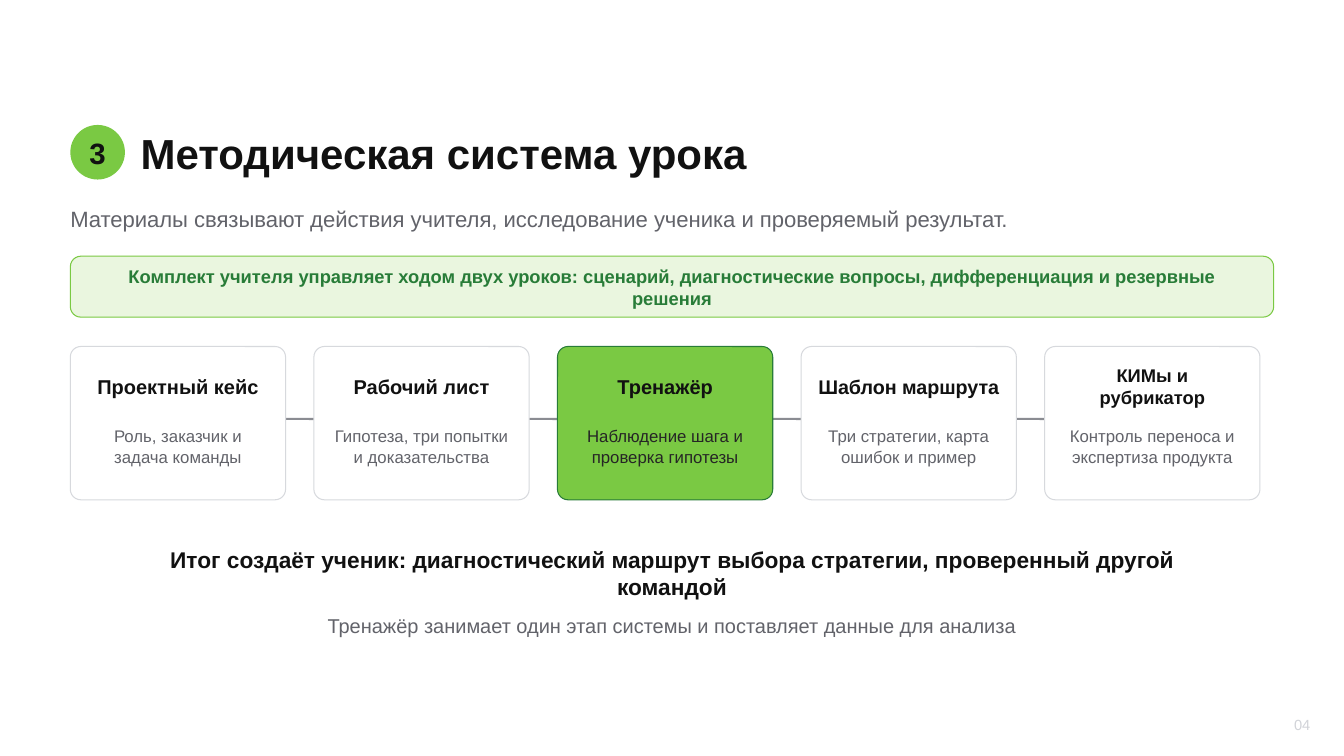
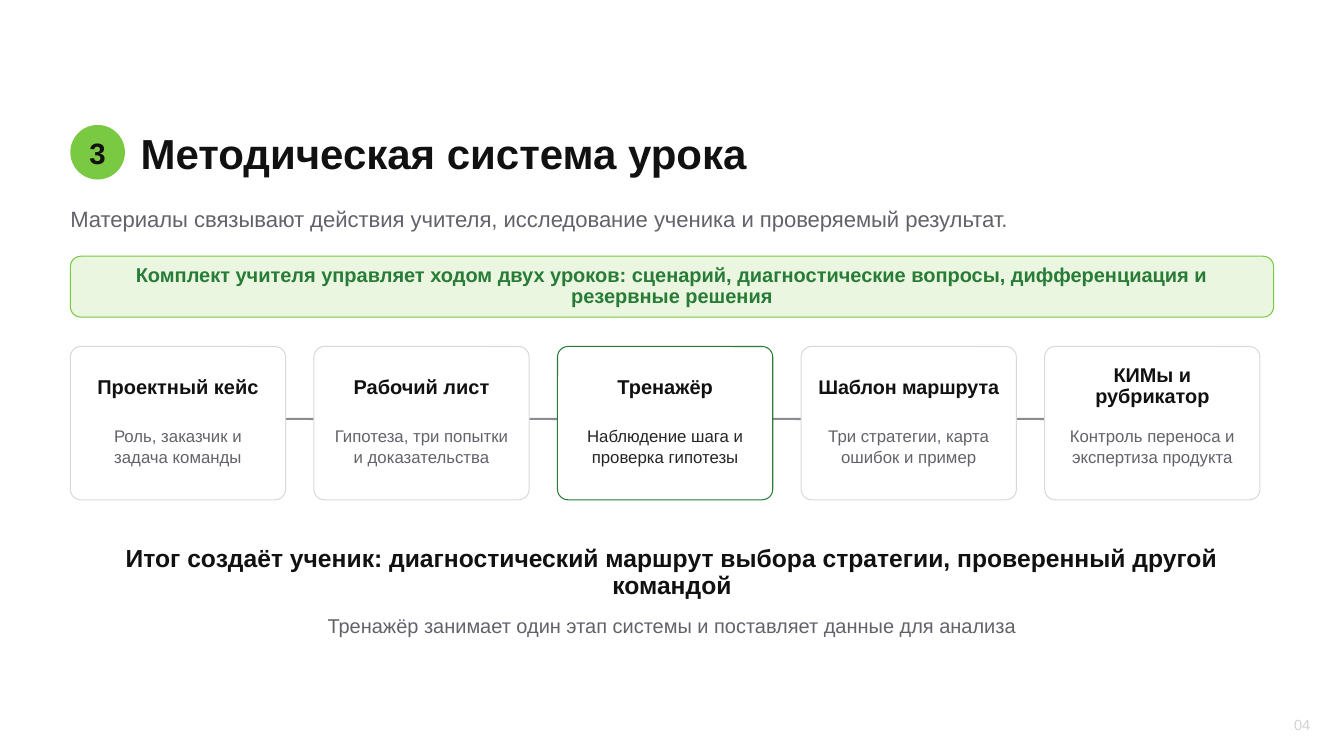
Before and after one commit to AlexeyDesyatnik/TuringTrainer, a slide deck: slide 4 of methodical-materials/Презентация_методической_разработки_v3.pptx. Drawn at 1344x756 pixels with LibreOffice and Linux fonts; fonts in the diff are those of the drawing; background and template pictures are left out. Boxes give left, top, right and bottom in pixels: in the first picture for what was removed or moved away, otherwise in the second. Text is boxed around its words. In the diff, an @@ line names an element or a change of style, - is before the commit and + after.

```diff
--- a/methodical-materials/Презентация_методической_разработки_v3.pptx
+++ b/methodical-materials/Презентация_методической_разработки_v3.pptx
@@ text "Комплект учителя управляет ходом двух ..." at box(136, 267, 1206, 307): size 13.1 to 14.2 pt; line spacing 1 to 0.9 @@
@@ rounded rectangle at box(558, 347, 773, 500): fill #7AC943 to none @@
@@ text "КИМы и рубрикатор" at box(1095, 368, 1209, 407): size 13.1 to 14.2 pt; line spacing 1 to 0.9 @@
@@ text "Итог создаёт ученик: диагностический маршрут ..." at box(126, 548, 1216, 599): size 16.3 to 17.6 pt; line spacing 1 to 0.9 @@
```
Also in this commit, not shown: 5 other slides changed, 1 other file.
